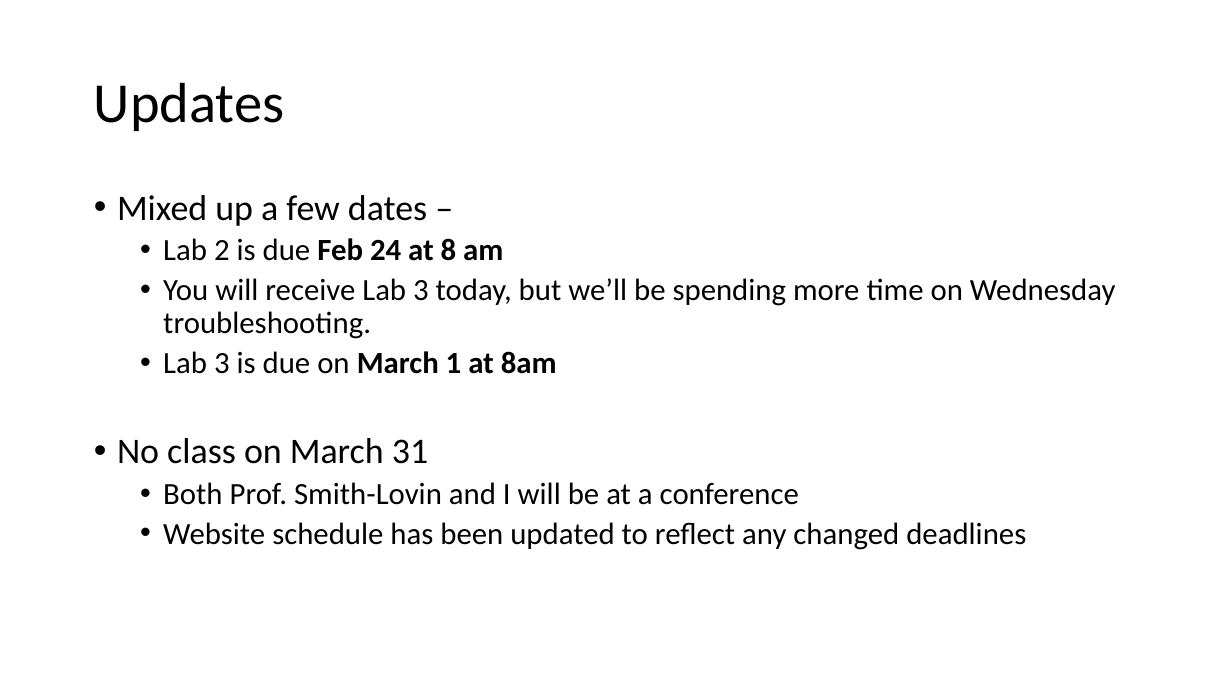
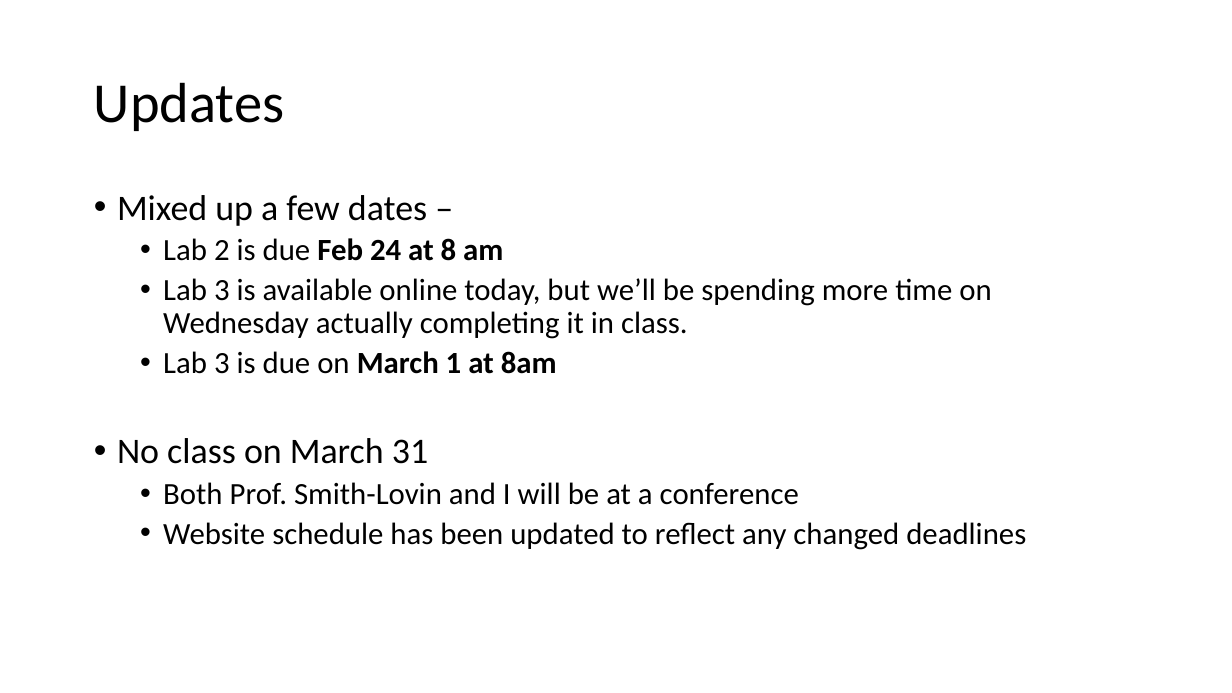
Before and after one commit to ekmaloney/soc490s, a slide deck: slide 2 of slides/feb17.pptx. Drawn at 1232x693 pixels with LibreOffice and Linux fonts; fonts in the diff are those of the drawing. Boxes give left, top, right and bottom in pixels: in the first picture for what was removed or moved away, otherwise in the second. Text is boxed around its words. In the diff, an @@ line names an element or a change of style, - is before the commit and + after.

```diff
--- a/slides/feb17.pptx
+++ b/slides/feb17.pptx
@@ text at (x1=163, y1=278, x2=991, y2=339): text changed @@
-  • You will receive Lab 3 today, but we’ll be spending more time on Wednesday troubleshooting.
+  • Lab 3 is available online today, but we’ll be spending more time on Wednesday actually completing it in class.
```
Also in this commit, not shown: 2 other slides changed, 23 slides added, 17 other files.
